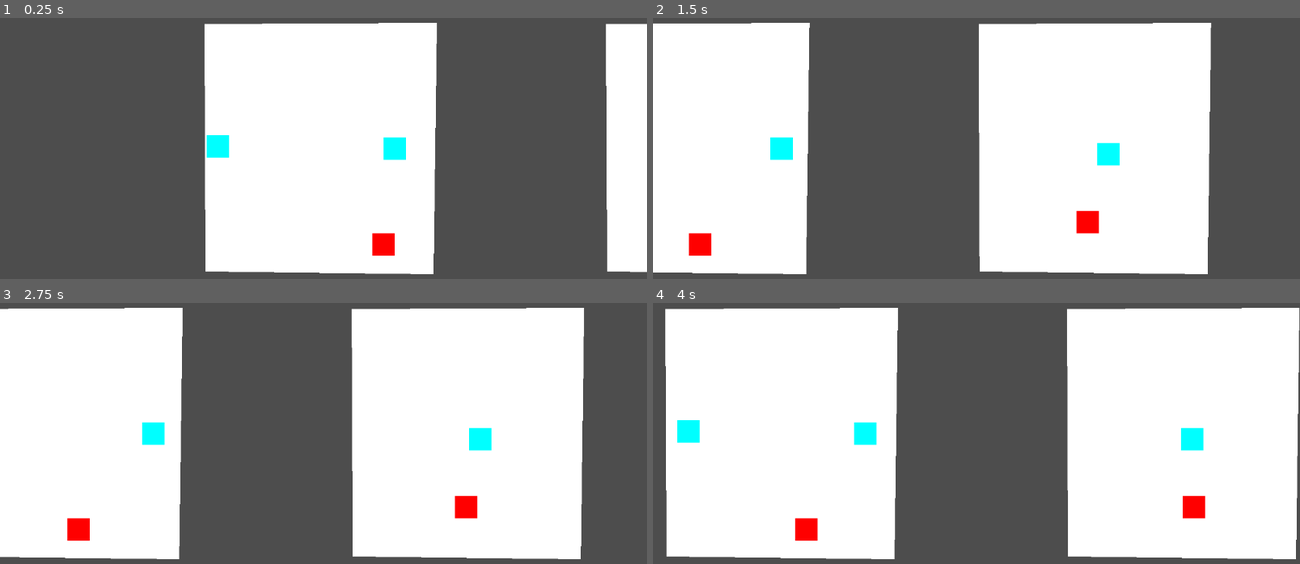
Above: before the commit, frames 1-4 (two rows, left to right).
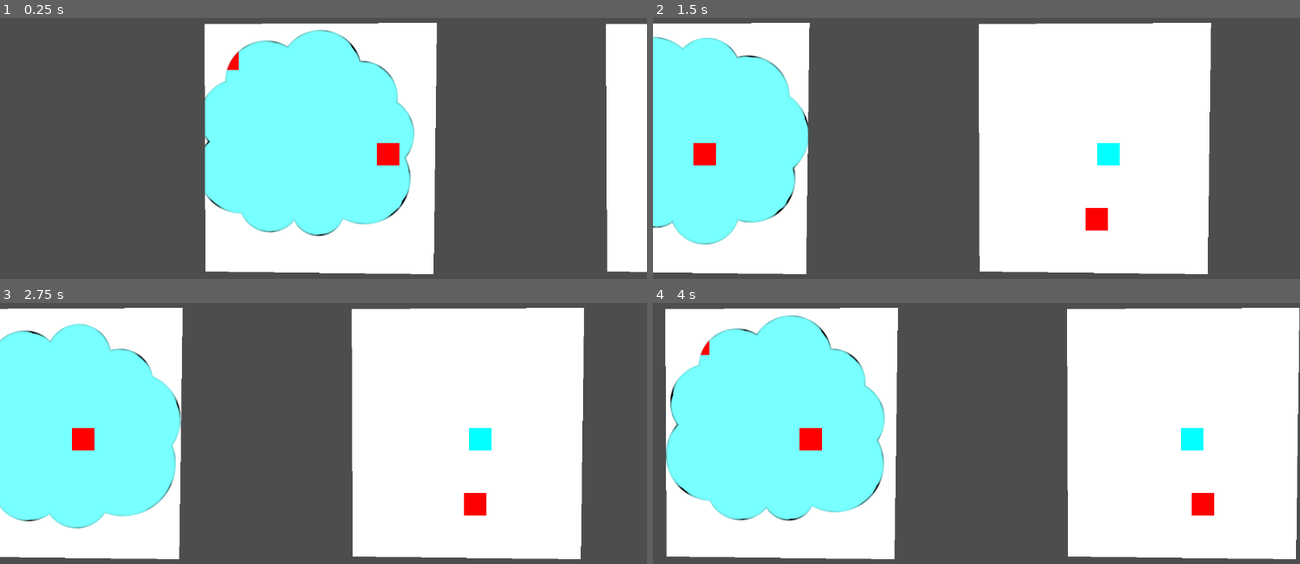
Above: after the commit, the same moments.

Repository: tombuben/on-masks
Game: Godot game, scene res://storyboard.tscn
Same seed, same stepped clock (60 frames per second), same inputs: the game is played once before the commit and once after it.
Inputs:
- Up to frame 1 (0.25 s): no input
- Up to frame 2 (1.5 s): hold Space (next) 0.53-1.28 s; tap Space (next) at 1.35 s
- Up to frame 3 (2.75 s): hold Space (next) from 2.03 s (still down)
- Up to frame 4 (4 s): release Space (next) at 2.78 s; tap Space (next) at 2.85 s; hold Space (next) from 3.53 s (still down)

The runs differ from the first frame. In frame 1, 21% of the frame differs, in the area x 31-65%, y 4-92%; in frame 2, 16%; in frame 3, 19%; in frame 4, 21%, in the area x 2-87%, y 4-92%.

Commit message:
Add thought bubble shader effect

Diff:
--- a/storyboard.tscn
+++ b/storyboard.tscn
@@ -1,6 +1,25 @@
 [gd_scene format=3 uid="uid://bx6bte5gry2ul"]
 
 [ext_resource type="Script" uid="uid://crljrm3inplte" path="res://camera_move.gd" id="1_mexpn"]
+[ext_resource type="Shader" uid="uid://dnsfwxxe1p04o" path="res://thoughtbubble.gdshader" id="2_p1o8h"]
+
+[sub_resource type="FastNoiseLite" id="FastNoiseLite_36rgb"]
+noise_type = 2
+frequency = 0.0182
+fractal_type = 0
+cellular_distance_function = 2
+metadata/_preview_in_3d_space_ = true
+
+[sub_resource type="NoiseTexture2D" id="NoiseTexture2D_yfq1a"]
+noise = SubResource("FastNoiseLite_36rgb")
+
+[sub_resource type="ShaderMaterial" id="ShaderMaterial_36rgb"]
+shader = ExtResource("2_p1o8h")
+shader_parameter/expansion = 0.99
+shader_parameter/noiseTexture = SubResource("NoiseTexture2D_yfq1a")
+
+[sub_resource type="ViewportTexture" id="ViewportTexture_p1o8h"]
+viewport_path = NodePath("ThoughtBubbleInside")
 
 [node name="Node2D" type="Node2D" unique_id=424297317]
 
@@ -16,29 +35,20 @@
 [node name="Parallax2D" type="Parallax2D" parent="Polygon2D" unique_id=2076317656]
 scroll_scale = Vector2(0.95, 1)
 
-[node name="ColorRect" type="ColorRect" parent="Polygon2D/Parallax2D" unique_id=628197296]
-offset_left = -179.0
-offset_top = -26.0
-offset_right = -139.0
-offset_bottom = 14.0
-color = Color(0, 1, 1, 1)
-
-[node name="ColorRect2" type="ColorRect" parent="Polygon2D/Parallax2D" unique_id=19791801]
-offset_left = 136.0
-offset_top = -22.0
-offset_right = 176.0
-offset_bottom = 18.0
-color = Color(0, 1, 1, 1)
+[node name="Sprite2D" type="Sprite2D" parent="Polygon2D/Parallax2D" unique_id=1564490849]
+material = SubResource("ShaderMaterial_36rgb")
+position = Vector2(-3, -17)
+texture = SubResource("ViewportTexture_p1o8h")
 
 [node name="Parallax2D2" type="Parallax2D" parent="Polygon2D" unique_id=1544790955]
 scroll_scale = Vector2(1.2, 1)
 scroll_offset = Vector2(3, 52)
 
 [node name="ColorRect" type="ColorRect" parent="Polygon2D/Parallax2D2" unique_id=423757381]
-offset_left = -31.0
-offset_top = 97.0
-offset_right = 9.0
-offset_bottom = 137.0
+offset_left = -23.0
+offset_top = -64.0
+offset_right = 17.0
+offset_bottom = -24.0
 color = Color(1, 0, 0, 1)
 
 [node name="Polygon2D2" type="Polygon2D" parent="." unique_id=1466842956]
@@ -61,8 +71,21 @@
 scroll_offset = Vector2(3, 52)
 
 [node name="ColorRect" type="ColorRect" parent="Polygon2D2/Parallax2D2" unique_id=776929827]
-offset_left = -56.0
-offset_top = 57.0
-offset_right = -16.0
-offset_bottom = 97.0
+offset_left = -40.0
+offset_top = 52.0
+offset_bottom = 92.0
 color = Color(1, 0, 0, 1)
+
+[node name="ThoughtBubbleInside" type="SubViewport" parent="." unique_id=93314477]
+
+[node name="ColorRect3" type="ColorRect" parent="ThoughtBubbleInside" unique_id=1148491728]
+offset_right = 1000.0
+offset_bottom = 1000.0
+color = Color(0.47058824, 1, 1, 1)
+
+[node name="ColorRect2" type="ColorRect" parent="ThoughtBubbleInside" unique_id=1321247013]
+offset_left = 97.0
+offset_top = 91.0
+offset_right = 137.0
+offset_bottom = 131.0
+color = Color(1, 0, 0, 1)
--- /dev/null
+++ b/thoughtbubble.gdshader
@@ -0,0 +1,61 @@
+shader_type canvas_item;
+
+uniform float expansion;
+uniform sampler2D noiseTexture : repeat_enable;
+
+#define NUM_BUBBLES 9.
+#define SEED 10.
+#define TWO_PI 6.28318530718
+
+// via Dave Hoskins
+float hash11(float p)
+{
+    p = fract(p * 0.1031);
+    p *= p + 33.33;
+    p *= p + p;
+    p = fract(p);
+    return p * 2. - 1.;
+}
+
+void fragment() {
+	// Called for every pixel the material is visible on.
+	vec2 screen_resolution = 1.0 / SCREEN_PIXEL_SIZE;
+
+
+	vec2 uv = UV.xy * 2. - 1.;
+
+	float c = 0.;
+    float r = expansion;//1.;//sin(TIME) * 0.5 + 0.5;
+
+    // center circle
+    c = 1. - (length(uv) - (0.5 * r));
+
+    // edge circles
+	for (float i = 0.; i < NUM_BUBBLES; i++)
+	{
+        float rnd = hash11((i / NUM_BUBBLES) + SEED);
+
+        float th = (i / NUM_BUBBLES) + rnd * 0.02;
+        float x = cos(th * TWO_PI) * r;
+        float y = sin(th * TWO_PI) * r;
+
+		float size = abs(rnd) + sin(500. * rnd + TIME * 3.5) * 0.3;
+		float rad = (0.2 + 0.5 * size * 0.25) * r;
+		vec2  pos = vec2(x, y) * 0.5 * r;
+		float dis = length(uv - pos);
+
+		c = max(c, 1. - (dis - rad));
+	}
+
+	float c2 = smoothstep(1. - 0.1 * texture(noiseTexture, UV).x, 1., c);
+    c = smoothstep(0.98, 0.99, c);
+
+	float visibility = smoothstep(0.3,0.4,expansion);
+	vec3 insideColor = mix(vec3(1.), texture(TEXTURE, UV).xyz, visibility);
+	COLOR = vec4(vec3(c2) * insideColor, c);
+}
+
+//void light() {
+//	// Called for every pixel for every light affecting the CanvasItem.
+//	// Uncomment to replace the default light processing function with this one.
+//}
Not shown, added: thoughtbubble.gdshader.uid
